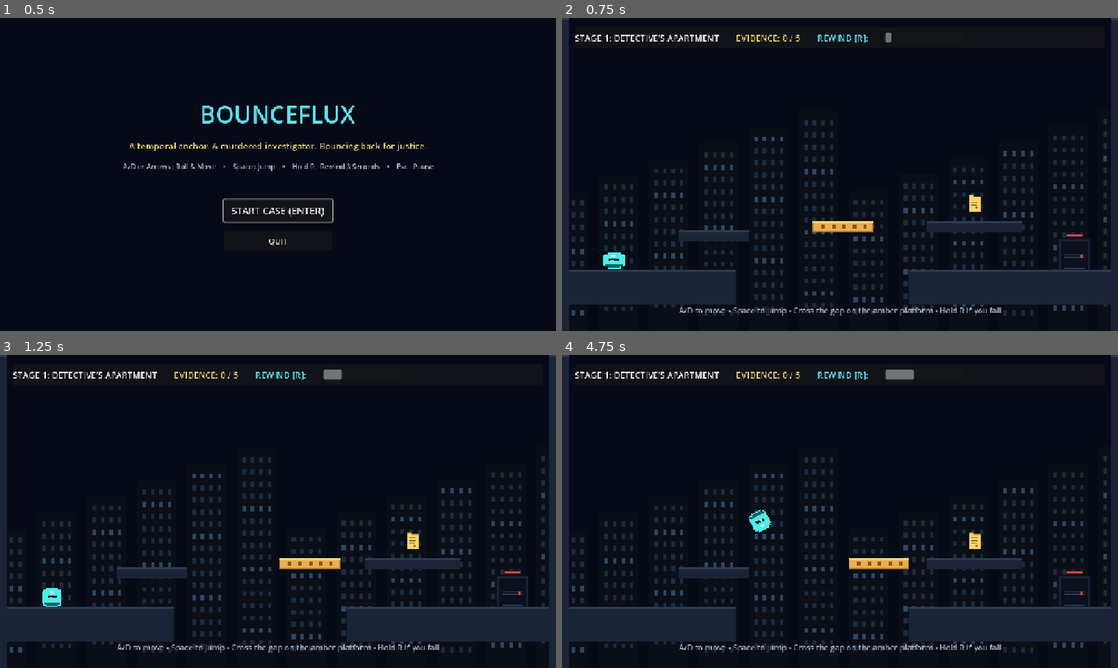
Above: before the commit, frames 1-4 (two rows, left to right).
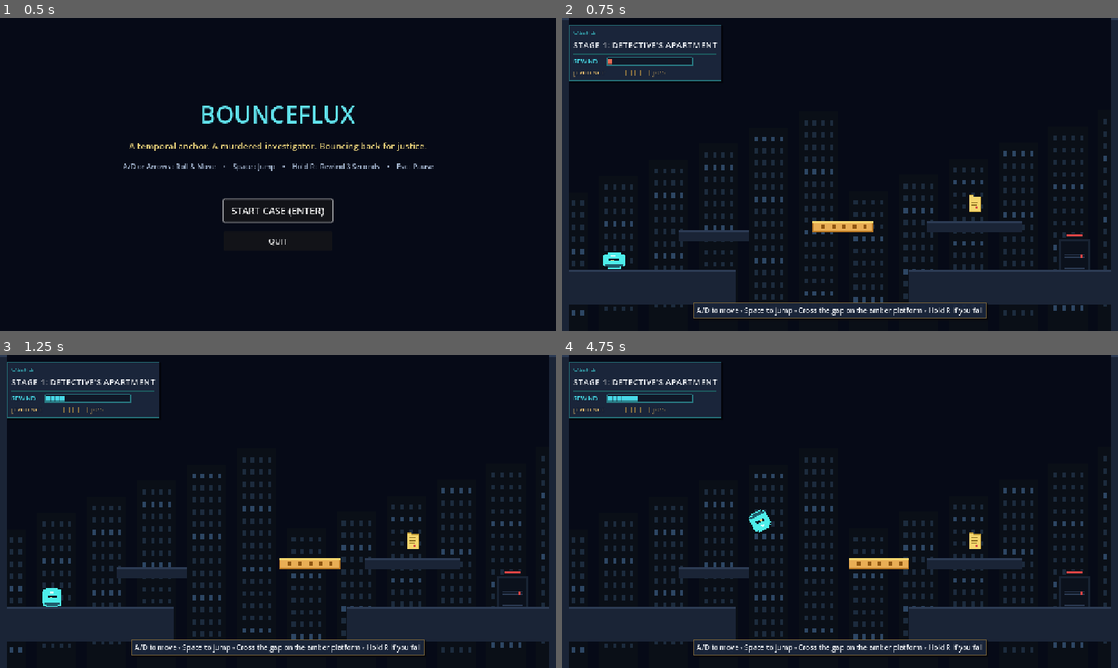
Above: after the commit, the same moments.

Repository: aryangetsreal/Bounce-flux
Game: Godot game, scene res://scenes/main_menu.tscn
Two runs of this game, one before a commit and one after it. Both use one fixed random seed, a clock stepped at 60 frames per second and the inputs below.
Inputs:
- Up to frame 1 (0.5 s): no input
- Up to frame 2 (0.75 s): click "START CASE (ENTER)" at 0.5 s
- Up to frame 3 (1.25 s): no input
- Up to frame 4 (4.75 s): tap Enter (ui_accept) at 1.25 s; hold R (rewind) 1.28-2.03 s; hold D (move_right) 1.28-2.78 s; tap Space (jump) at 1.52, 1.55, 1.82, 2.1, 2.27, 2.57, 3.05, 3.77, 4.07, 4.35, 4.52 s; tap R (rewind) at 2.3, 3.6 s; hold A (move_left) 2.78-3.53 s; hold R (rewind) 2.78-3.53 s; hold D (move_right) from 3.53 s (still down)

Frame 1 is identical in both runs. In frame 2, 7.3% of the frame differs, in the area x 1-79%, y 2-96%; in frame 3, 7.5%; in frame 4, 7.6%.

Commit message:
edited backend

Diff:
--- a/project.godot
+++ b/project.godot
@@ -27,7 +27,7 @@
 
 [rendering]
 
+textures/canvas_textures/default_texture_filter=0
 renderer/rendering_method="gl_compatibility"
 renderer/rendering_method.mobile="gl_compatibility"
 environment/defaults/default_clear_color=Color(0.025, 0.04, 0.09, 1)
-textures/canvas_textures/default_texture_filter=0
--- a/scenes/ui/hud.tscn
+++ b/scenes/ui/hud.tscn
@@ -2,113 +2,5 @@
 
 [ext_resource type="Script" path="res://scripts/ui/hud.gd" id="1"]
 
-[node name="HUD" type="Control"]
-layout_mode = 3
-anchors_preset = 15
-anchor_right = 1.0
-anchor_bottom = 1.0
-grow_horizontal = 2
-grow_vertical = 2
-mouse_filter = 2
+[node name="HUD" type="CanvasLayer"]
 script = ExtResource("1")
-
-[node name="TopBar" type="PanelContainer" parent="."]
-layout_mode = 1
-anchors_preset = 10
-anchor_right = 1.0
-offset_left = 30.0
-offset_top = 20.0
-offset_right = -30.0
-offset_bottom = 70.0
-grow_horizontal = 2
-
-[node name="HBox" type="HBoxContainer" parent="TopBar"]
-layout_mode = 2
-theme_override_constants/separation = 40
-
-[node name="StageLabel" type="Label" parent="TopBar/HBox"]
-layout_mode = 2
-theme_override_font_sizes/font_size = 20
-text = "STAGE 1: DETECTIVE'S APARTMENT"
-
-[node name="EvidenceLabel" type="Label" parent="TopBar/HBox"]
-layout_mode = 2
-theme_override_colors/font_color = Color(0.91, 0.82, 0.48, 1)
-theme_override_font_sizes/font_size = 20
-text = "EVIDENCE: 0 / 5"
-
-[node name="RewindLabel" type="Label" parent="TopBar/HBox"]
-layout_mode = 2
-theme_override_colors/font_color = Color(0.38, 0.89, 0.93, 1)
-theme_override_font_sizes/font_size = 20
-text = "REWIND [R]:"
-
-[node name="RewindBar" type="ProgressBar" parent="TopBar/HBox"]
-custom_minimum_size = Vector2(180, 24)
-layout_mode = 2
-size_flags_vertical = 4
-step = 0.5
-value = 100.0
-show_percentage = false
-
-[node name="HintLabel" type="Label" parent="."]
-layout_mode = 1
-anchors_preset = 12
-anchor_top = 1.0
-anchor_right = 1.0
-anchor_bottom = 1.0
-offset_top = -60.0
-offset_bottom = -20.0
-grow_horizontal = 2
-grow_vertical = 0
-theme_override_colors/font_color = Color(0.8, 0.85, 0.9, 0.8)
-theme_override_font_sizes/font_size = 18
-text = "A/D to move • Space to jump • Hold R to rewind 3s • Esc to pause"
-horizontal_alignment = 1
-
-[node name="DeathBanner" type="Label" parent="."]
-visible = false
-layout_mode = 1
-anchors_preset = 8
-anchor_left = 0.5
-anchor_top = 0.5
-anchor_right = 0.5
-anchor_bottom = 0.5
-offset_left = -300.0
-offset_top = -40.0
-offset_right = 300.0
-offset_bottom = 40.0
-grow_horizontal = 2
-grow_vertical = 2
-theme_override_colors/font_color = Color(0.9, 0.28, 0.35, 1)
-theme_override_font_sizes/font_size = 26
-text = "FATAL ENCOUNTER
-HOLD [R] TO REWIND TIME • [SPACE] TO RESET CHECKPOINT"
-horizontal_alignment = 1
-
-[node name="PauseOverlay" type="Panel" parent="."]
-visible = false
-layout_mode = 1
-anchors_preset = 15
-anchor_right = 1.0
-anchor_bottom = 1.0
-grow_horizontal = 2
-grow_vertical = 2
-
-[node name="PauseLabel" type="Label" parent="PauseOverlay"]
-layout_mode = 1
-anchors_preset = 8
-anchor_left = 0.5
-anchor_top = 0.5
-anchor_right = 0.5
-anchor_bottom = 0.5
-offset_left = -200.0
-offset_top = -30.0
-offset_right = 200.0
-offset_bottom = 30.0
-grow_horizontal = 2
-grow_vertical = 2
-theme_override_font_sizes/font_size = 32
-text = "PAUSED
-Press [ESC] to resume"
-horizontal_alignment = 1
--- a/scripts/level_manager.gd
+++ b/scripts/level_manager.gd
@@ -6,7 +6,7 @@
 @export var evidence_id: String = "evidence_1"
 @export var background_texture: Texture2D
 
-var hud: Control
+var hud: CanvasLayer
 var exit_door: Node2D
 var evidence_node: Node2D
 var player: CharacterBody2D
@@ -41,10 +41,8 @@
 func _setup_hud() -> void:
 	var hud_scene = load("res://scenes/ui/hud.tscn")
 	if hud_scene:
-		var canvas = CanvasLayer.new()
-		add_child(canvas)
 		hud = hud_scene.instantiate()
-		canvas.add_child(hud)
+		add_child(hud)
 		hud.set_stage_name(stage_title)
 		hud.set_hint(level_hint)
 		hud.set_evidence(GameManager.evidence_count, 5)
--- a/scripts/ui/hud.gd
+++ b/scripts/ui/hud.gd
@@ -1,39 +1,352 @@
-extends Control
-
-@onready var evidence_label: Label = $TopBar/HBox/EvidenceLabel
-@onready var rewind_bar: ProgressBar = $TopBar/HBox/RewindBar
-@onready var stage_label: Label = $TopBar/HBox/StageLabel
-@onready var hint_label: Label = $HintLabel
-@onready var death_banner: Label = $DeathBanner
-@onready var pause_overlay: Panel = $PauseOverlay
+extends CanvasLayer
+## BounceFlux neo-noir pixel HUD.
+## Builds its entire UI procedurally in _ready(): no inspector setup, no images, no fonts.
+## Public contract (unchanged):
+##   set_stage_name(title), set_evidence(count, total = 5), set_rewind_fraction(val),
+##   set_hint(text), set_death_visible(is_dead), set_paused(is_paused)
+## Every method is safe to call before the node enters the tree; state is applied in _ready().
+
+const PT := preload("res://scripts/ui/pixel_theme.gd")
+
+## [key, action] rows shown on the pause overlay. Edit to match your real bindings.
+var pause_hints: Array = [
+	["P / ESC", "RESUME"],
+	["A D / ARROWS", "MOVE"],
+	["SPACE / W", "JUMP"],
+	["HOLD R", "REWIND TIME"],
+]
+
+# ── State (stored so setters work before _ready) ─────────────────────
+var _stage := ""
+var _count := 0
+var _total := 5
+var _rewind := 1.0
+var _hint := ""
+var _dead := false
+var _paused := false
+var _built := false
+var _dead_shown := false
+
+# ── Nodes ────────────────────────────────────────────────────────────
+var _root: Control
+var _stage_label: Label
+var _rewind_bar: RewindBar
+var _pips: EvidencePips
+var _evidence_tail: Label
+var _hint_panel: PanelContainer
+var _hint_label: Label
+var _death_layer: Control
+var _death_text: Label
+var _pause_layer: Control
+var _death_tween: Tween
+
+
+# ── Custom-drawn widgets ─────────────────────────────────────────────
+
+## Stepped-border rewind bar: cyan fill, 1px highlight, segment ticks.
+## Turns hazard red when nearly empty.
+class RewindBar extends Control:
+	const TICK := 10.0
+	var fraction: float = 1.0:
+		set(value):
+			var v := clampf(value, 0.0, 1.0)
+			if is_equal_approx(v, fraction):
+				return
+			fraction = v
+			queue_redraw()
+
+	func _init() -> void:
+		custom_minimum_size = Vector2(200, 20)
+		size_flags_vertical = Control.SIZE_SHRINK_CENTER
+
+	func _draw() -> void:
+		var w := size.x
+		var h := size.y
+		PT.draw_notched(self, Rect2(0, 0, w, h), PT.CYAN.darkened(0.45))      # outer stepped border
+		PT.draw_notched(self, Rect2(2, 2, w - 4, h - 4), PT.INK)              # dark track
+		var inner := Rect2(4, 4, w - 8, h - 8)
+		var fill_w := floorf(inner.size.x * fraction / 2.0) * 2.0             # snap to 2px steps
+		if fraction > 0.0 and fill_w < 2.0:
+			fill_w = 2.0
+		if fill_w <= 0.0:
+			return
+		var col: Color = PT.CYAN if fraction > 0.2 else PT.RED
+		draw_rect(Rect2(inner.position, Vector2(fill_w, inner.size.y)), col)
+		draw_rect(Rect2(inner.position, Vector2(fill_w, 1.0)), col.lightened(0.55))                 # 1px highlight
+		draw_rect(Rect2(inner.position.x, inner.end.y - 1.0, fill_w, 1.0), col.darkened(0.35))      # 1px underside
+		var x := inner.position.x + TICK
+		while x < inner.position.x + fill_w:
+			draw_rect(Rect2(x, inner.position.y + 1.0, 1.0, inner.size.y - 1.0), Color(PT.INK, 0.4))
+			x += TICK
+
+
+## Row of evidence squares: gold filled = collected, dim outline = missing.
+class EvidencePips extends Control:
+	const SQ := 14
+	const GAP := 6
+	var count := 0
+	var total := 5
+
+	func _init() -> void:
+		size_flags_vertical = Control.SIZE_SHRINK_CENTER
+		configure(0, 5)
+
+	func configure(c: int, t: int) -> void:
+		count = c
+		total = t
+		custom_minimum_size = Vector2(maxi(t * (SQ + GAP) - GAP, 0), SQ)
+		queue_redraw()
+
+	func _draw() -> void:
+		for i in total:
+			var r := Rect2(i * (SQ + GAP), 0, SQ, SQ)
+			if i < count:
+				draw_rect(r, PT.GOLD)
+				draw_rect(Rect2(r.position.x, r.position.y, SQ, 1), PT.GOLD.lightened(0.5))
+				draw_rect(Rect2(r.position.x, r.end.y - 1.0, SQ, 1), PT.GOLD.darkened(0.4))
+			else:
+				PT.draw_outline(self, r, PT.GOLD.darkened(0.45))
+
+
+# ── Lifecycle ────────────────────────────────────────────────────────
 
 func _ready() -> void:
-	process_mode = Node.PROCESS_MODE_ALWAYS
-	if pause_overlay:
-		pause_overlay.visible = false
-	if death_banner:
-		death_banner.visible = false
+	layer = 10                                   # above gameplay
+	process_mode = Node.PROCESS_MODE_ALWAYS      # stay alive while the tree is paused
+
+	_root = Control.new()
+	_root.name = "Root"
+	_root.set_anchors_preset(Control.PRESET_FULL_RECT)
+	_root.texture_filter = CanvasItem.TEXTURE_FILTER_NEAREST
+	_root.theme = PT.build_theme()
+	add_child(_root)
+
+	_build_dossier()
+	_build_hint()
+	_build_death_banner()
+	_build_pause_overlay()
+
+	_ignore_mouse(_root)                         # keyboard-only: never intercept input
+	_built = true
+	_apply_all()
+
+
+# ── Public contract ──────────────────────────────────────────────────
 
 func set_stage_name(title: String) -> void:
-	if stage_label:
-		stage_label.text = title
+	_stage = title
+	if _built:
+		_stage_label.text = title.to_upper()
+
 
 func set_evidence(count: int, total: int = 5) -> void:
-	if evidence_label:
-		evidence_label.text = "EVIDENCE: %d / %d" % [count, total]
+	var gained := count > _count
+	_total = maxi(total, 1)
+	_count = clampi(count, 0, _total)
+	if not _built:
+		return
+	_pips.configure(_count, _total)
+	_evidence_tail.text = "] %d/%d" % [_count, _total]
+	if gained:
+		var t := create_tween()
+		_pips.modulate = Color(2.2, 2.0, 1.4)    # quick gold flash on pickup
+		t.tween_property(_pips, "modulate", Color.WHITE, 0.35)
+
 
 func set_rewind_fraction(val: float) -> void:
-	if rewind_bar:
-		rewind_bar.value = clampf(val, 0.0, 1.0) * 100.0
+	_rewind = clampf(val, 0.0, 1.0)
+	if _built:
+		_rewind_bar.fraction = _rewind
+
 
 func set_hint(text: String) -> void:
-	if hint_label:
-		hint_label.text = text
+	_hint = text
+	if _built:
+		_hint_label.text = text
+		_hint_panel.visible = not text.strip_edges().is_empty()
+
 
 func set_death_visible(is_dead: bool) -> void:
-	if death_banner:
-		death_banner.visible = is_dead
+	_dead = is_dead
+	if not _built or is_dead == _dead_shown:
+		return
+	_dead_shown = is_dead
+	_death_layer.visible = is_dead
+	if _death_tween:
+		_death_tween.kill()
+		_death_tween = null
+	_death_text.modulate.a = 1.0
+	if is_dead:
+		_death_tween = create_tween().set_loops()
+		_death_tween.tween_property(_death_text, "modulate:a", 0.55, 0.45)
+		_death_tween.tween_property(_death_text, "modulate:a", 1.0, 0.45)
+
 
 func set_paused(is_paused: bool) -> void:
-	if pause_overlay:
-		pause_overlay.visible = is_paused
+	_paused = is_paused
+	if _built:
+		_pause_layer.visible = is_paused
+
+
+# ── Builders ─────────────────────────────────────────────────────────
+
+func _apply_all() -> void:
+	set_stage_name(_stage)
+	set_evidence(_count, _total)
+	set_rewind_fraction(_rewind)
+	set_hint(_hint)
+	set_death_visible(_dead)
+	set_paused(_paused)
+
+
+func _build_dossier() -> void:
+	var panel := PanelContainer.new()
+	panel.position = Vector2(16, 16)
+	_root.add_child(panel)
+
+	var box := VBoxContainer.new()
+	panel.add_child(box)
+
+	box.add_child(_make_label("CASE FILE", 11, PT.CYAN.darkened(0.2)))
+	_stage_label = _make_label("", 20, PT.TEXT)
+	box.add_child(_stage_label)
+
+	var rule := ColorRect.new()
+	rule.color = PT.CYAN.darkened(0.6)
+	rule.custom_minimum_size = Vector2(0, 2)
+	box.add_child(rule)
+
+	var rewind_row := HBoxContainer.new()
+	box.add_child(rewind_row)
+	var rewind_title := _make_label("REWIND", 14, PT.CYAN)
+	rewind_title.custom_minimum_size = Vector2(68, 0)
+	rewind_row.add_child(rewind_title)
+	_rewind_bar = RewindBar.new()
+	rewind_row.add_child(_rewind_bar)
+
+	# [EVIDENCE: ■ ■ □ □ □] 2/5   (squares are drawn, so no font glyph dependency)
+	var ev_row := HBoxContainer.new()
+	ev_row.add_theme_constant_override("separation", 6)
+	box.add_child(ev_row)
+	ev_row.add_child(_make_label("[EVIDENCE:", 14, PT.GOLD))
+	_pips = EvidencePips.new()
+	ev_row.add_child(_pips)
+	_evidence_tail = _make_label("] 0/5", 14, PT.GOLD)
+	ev_row.add_child(_evidence_tail)
+
+
+func _build_hint() -> void:
+	var margin := MarginContainer.new()
+	margin.set_anchors_preset(Control.PRESET_FULL_RECT)
+	margin.add_theme_constant_override("margin_bottom", 28)
+	_root.add_child(margin)
+
+	var column := VBoxContainer.new()
+	column.alignment = BoxContainer.ALIGNMENT_END
+	margin.add_child(column)
+
+	var center := CenterContainer.new()
+	column.add_child(center)
+
+	_hint_panel = PanelContainer.new()
+	_hint_panel.add_theme_stylebox_override("panel", PT.panel_box(PT.GOLD.darkened(0.5), 0.85, 8))
+	_hint_panel.visible = false
+	center.add_child(_hint_panel)
+
+	_hint_label = _make_label("", 16, PT.TEXT, HORIZONTAL_ALIGNMENT_CENTER)
+	_hint_panel.add_child(_hint_label)
+
+
+func _build_death_banner() -> void:
+	_death_layer = Control.new()
+	_death_layer.set_anchors_preset(Control.PRESET_FULL_RECT)
+	_death_layer.visible = false
+	_root.add_child(_death_layer)
+
+	var tint := ColorRect.new()                   # faint hazard wash over the scene
+	tint.set_anchors_preset(Control.PRESET_FULL_RECT)
+	tint.color = Color(PT.RED, 0.10)
+	_death_layer.add_child(tint)
+
+	var center := CenterContainer.new()
+	center.set_anchors_preset(Control.PRESET_FULL_RECT)
+	_death_layer.add_child(center)
+
+	var banner := PanelContainer.new()
+	banner.custom_minimum_size = Vector2(640, 96)
+	banner.add_theme_stylebox_override("panel", PT.ink_box(PT.RED, 0.93, 14))
+	center.add_child(banner)
+
+	var box := VBoxContainer.new()
+	box.alignment = BoxContainer.ALIGNMENT_CENTER
+	box.add_theme_constant_override("separation", 8)
+	banner.add_child(box)
+
+	box.add_child(_make_label("- CASE INTERRUPTED -", 13, PT.RED, HORIZONTAL_ALIGNMENT_CENTER))
+	_death_text = _make_label("HOLD [R] TO REWIND TIME", 30, PT.TEXT, HORIZONTAL_ALIGNMENT_CENTER)
+	box.add_child(_death_text)
+
+
+func _build_pause_overlay() -> void:
+	_pause_layer = Control.new()
+	_pause_layer.set_anchors_preset(Control.PRESET_FULL_RECT)
+	_pause_layer.visible = false
+	_root.add_child(_pause_layer)
+
+	var dim := ColorRect.new()                    # semi-transparent dark charcoal
+	dim.set_anchors_preset(Control.PRESET_FULL_RECT)
+	dim.color = Color(0.055, 0.063, 0.078, 0.82)
+	_pause_layer.add_child(dim)
+
+	var center := CenterContainer.new()
+	center.set_anchors_preset(Control.PRESET_FULL_RECT)
+	_pause_layer.add_child(center)
+
+	var panel := PanelContainer.new()
+	panel.custom_minimum_size = Vector2(420, 0)
+	panel.add_theme_stylebox_override("panel", PT.panel_box(PT.GOLD.darkened(0.3), 0.95, 22))
+	center.add_child(panel)
+
+	var box := VBoxContainer.new()
+	box.add_theme_constant_override("separation", 14)
+	panel.add_child(box)
+
+	box.add_child(_make_label("PAUSED", 34, PT.GOLD, HORIZONTAL_ALIGNMENT_CENTER))
+
+	var rule := ColorRect.new()
+	rule.color = PT.GOLD.darkened(0.55)
+	rule.custom_minimum_size = Vector2(0, 2)
+	box.add_child(rule)
+
+	var grid := GridContainer.new()
+	grid.columns = 2
+	grid.add_theme_constant_override("h_separation", 20)
+	grid.add_theme_constant_override("v_separation", 8)
+	box.add_child(grid)
+
+	for row in pause_hints:
+		var key := _make_label("[%s]" % row[0], 16, PT.CYAN, HORIZONTAL_ALIGNMENT_RIGHT)
+		key.custom_minimum_size = Vector2(170, 0)
+		grid.add_child(key)
+		grid.add_child(_make_label(row[1], 16, PT.TEXT))
+
+
+# ── Helpers ──────────────────────────────────────────────────────────
+
+func _make_label(text: String, font_size: int, color: Color, align: HorizontalAlignment = HORIZONTAL_ALIGNMENT_LEFT) -> Label:
+	var l := Label.new()
+	l.text = text
+	l.horizontal_alignment = align
+	l.add_theme_font_size_override("font_size", font_size)
+	l.add_theme_color_override("font_color", color)
+	return l
+
+
+## Guarantees no HUD element can swallow keyboard-adjacent/UI focus or mouse events.
+func _ignore_mouse(n: Node) -> void:
+	if n is Control:
+		var c := n as Control
+		c.mouse_filter = Control.MOUSE_FILTER_IGNORE
+		c.focus_mode = Control.FOCUS_NONE
+	for child in n.get_children():
+		_ignore_mouse(child)
--- /dev/null
+++ b/scripts/ui/pixel_theme.gd
@@ -0,0 +1,84 @@
+extends RefCounted
+## BounceFlux neo-noir pixel theme helper (Godot 4.x).
+## No class_name on purpose: load it with
+##   const PT := preload("res://scripts/ui/pixel_theme.gd")
+## Everything is static, no external images or fonts needed.
+
+# ── Mandatory palette ────────────────────────────────────────────────
+const INK := Color("#101827")     # background dark ink
+const PANEL := Color("#1D2940")   # panel / secondary dark
+const CYAN := Color("#48D9E8")    # rewind / time
+const GOLD := Color("#F0C674")    # evidence
+const RED := Color("#E66B55")     # hazard / warning
+const TEXT := Color("#E9EDF2")    # off-white text
+
+
+## Hard-cornered, non-antialiased pixel panel with a chunky border and a
+## 3px offset drop shadow (no blur).
+static func panel_box(border: Color = CYAN.darkened(0.5), bg_alpha: float = 0.88, margin: int = 10, border_w: int = 2) -> StyleBoxFlat:
+	var s := StyleBoxFlat.new()
+	s.bg_color = Color(PANEL.r, PANEL.g, PANEL.b, bg_alpha)
+	s.border_color = border
+	s.set_border_width_all(border_w)
+	s.set_corner_radius_all(0)
+	s.anti_aliasing = false
+	s.set_content_margin_all(margin)
+	s.shadow_color = Color(0, 0, 0, 0.45)
+	s.shadow_size = 1
+	s.shadow_offset = Vector2(3, 3)
+	return s
+
+
+## Darker "ink" variant, used for banners and tracks.
+static func ink_box(border: Color, bg_alpha: float = 0.92, margin: int = 12, border_w: int = 2) -> StyleBoxFlat:
+	var s := panel_box(border, bg_alpha, margin, border_w)
+	s.bg_color = Color(INK.r, INK.g, INK.b, bg_alpha)
+	return s
+
+
+## Flat filled box (no border), e.g. progress fills.
+static func flat_box(color: Color) -> StyleBoxFlat:
+	var s := StyleBoxFlat.new()
+	s.bg_color = color
+	s.set_corner_radius_all(0)
+	s.anti_aliasing = false
+	return s
+
+
+## Theme for the whole HUD tree. Also usable for future menus.
+static func build_theme() -> Theme:
+	var t := Theme.new()
+	t.set_default_font_size(16)
+
+	t.set_color("font_color", "Label", TEXT)
+	t.set_color("font_outline_color", "Label", INK)
+	t.set_constant("outline_size", "Label", 2)
+	t.set_constant("line_spacing", "Label", 2)
+
+	t.set_stylebox("panel", "PanelContainer", panel_box())
+
+	t.set_constant("separation", "HBoxContainer", 8)
+	t.set_constant("separation", "VBoxContainer", 6)
+
+	# Handy if ProgressBars are used elsewhere in the UI.
+	t.set_stylebox("background", "ProgressBar", flat_box(INK))
+	t.set_stylebox("fill", "ProgressBar", flat_box(CYAN))
+	t.set_color("font_color", "ProgressBar", TEXT)
+	return t
+
+
+# ── Pixel drawing helpers (call only from inside a _draw()) ─────────
+
+## Rectangle with the corners stepped (notched) by 2px: classic pixel-art frame.
+static func draw_notched(ci: CanvasItem, r: Rect2, c: Color) -> void:
+	ci.draw_rect(Rect2(r.position.x + 2.0, r.position.y, r.size.x - 4.0, r.size.y), c)
+	ci.draw_rect(Rect2(r.position.x, r.position.y + 2.0, r.size.x, r.size.y - 4.0), c)
+	ci.draw_rect(Rect2(r.position.x + 1.0, r.position.y + 1.0, r.size.x - 2.0, r.size.y - 2.0), c)
+
+
+## 1px crisp outline built from four strips (avoids half-pixel line widths).
+static func draw_outline(ci: CanvasItem, r: Rect2, c: Color) -> void:
+	ci.draw_rect(Rect2(r.position.x, r.position.y, r.size.x, 1.0), c)
+	ci.draw_rect(Rect2(r.position.x, r.end.y - 1.0, r.size.x, 1.0), c)
+	ci.draw_rect(Rect2(r.position.x, r.position.y, 1.0, r.size.y), c)
+	ci.draw_rect(Rect2(r.end.x - 1.0, r.position.y, 1.0, r.size.y), c)
Not shown, added: scripts/ui/pixel_theme.gd.uid
